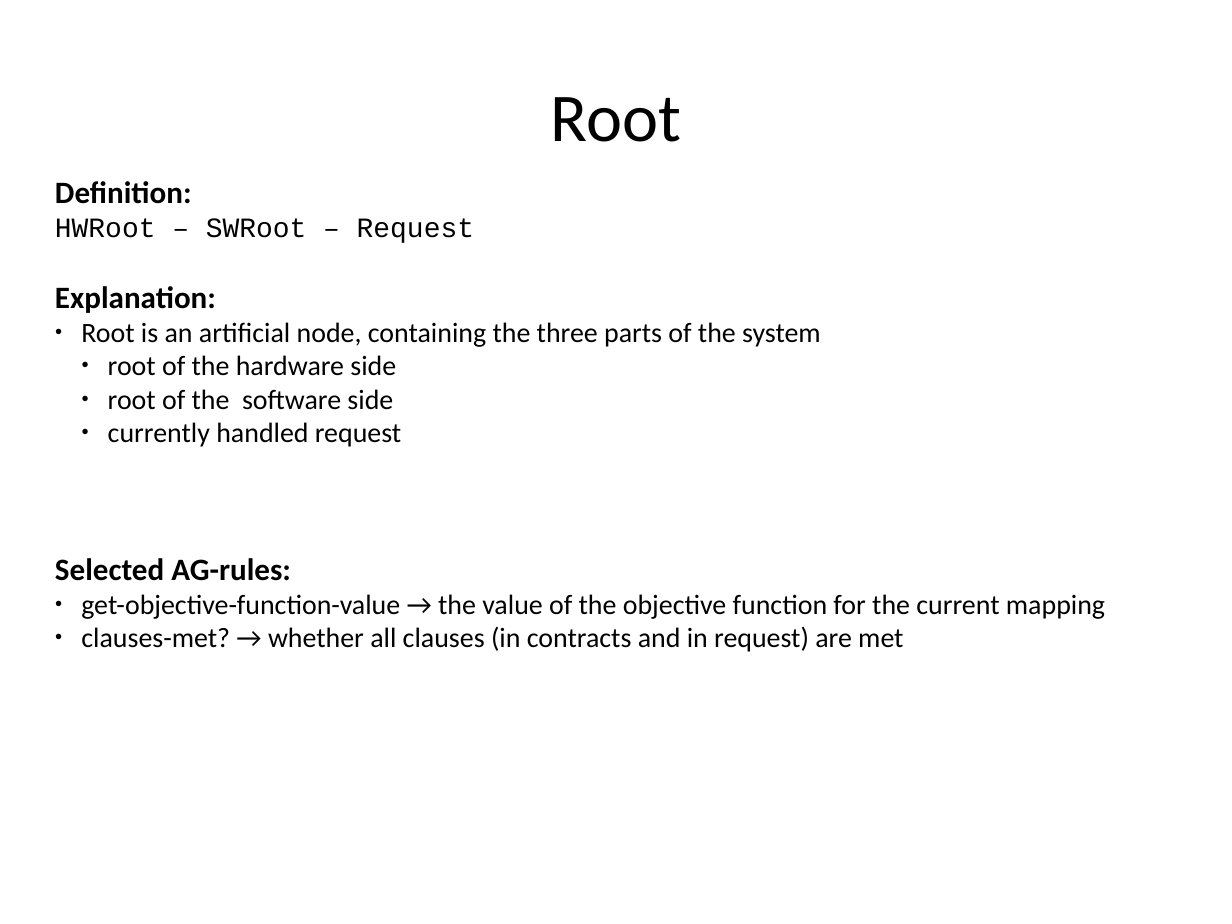
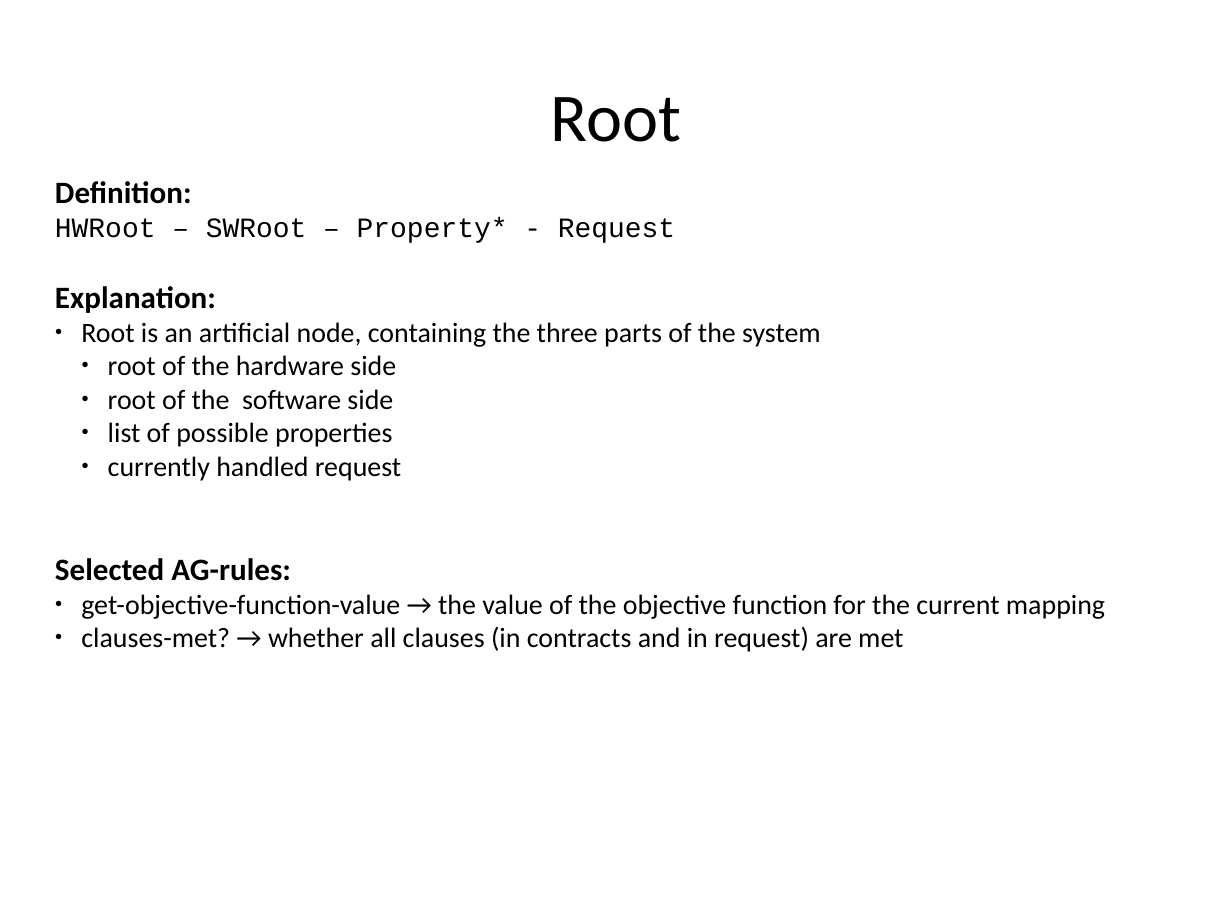
Before and after one commit to rene-schoene/racr-mquat, a slide deck: slide 13 of doc/the-model.odp. Drawn at 1232x924 pixels with LibreOffice and Linux fonts; fonts in the diff are those of the drawing. Boxes give left, top, right and bottom in pixels: in the first picture for what was removed or moved away, otherwise in the second. Text is boxed around its words. In the diff, an @@ line names an element or a change of style, - is before the commit and + after.

Commit message:
Properties in root and more cleanup.
- AST
        - properties in	root
- AG
        - shorten objective-value and and actual-value
        - clauses-met? now checks for request
- Example-AST
        - changed properties according to AST-changes

```diff
--- a/doc/the-model.odp
+++ b/doc/the-model.odp
@@ text at (55, 218, 675, 243): text changed @@
-HWRoot – SWRoot – Request
+HWRoot – SWRoot – Property* - Request
@@ text at (108, 422, 392, 447): paragraph added @@
+  ● list of possible properties
```
Also in this commit, not shown: 5 other slides changed, 1 other file.
